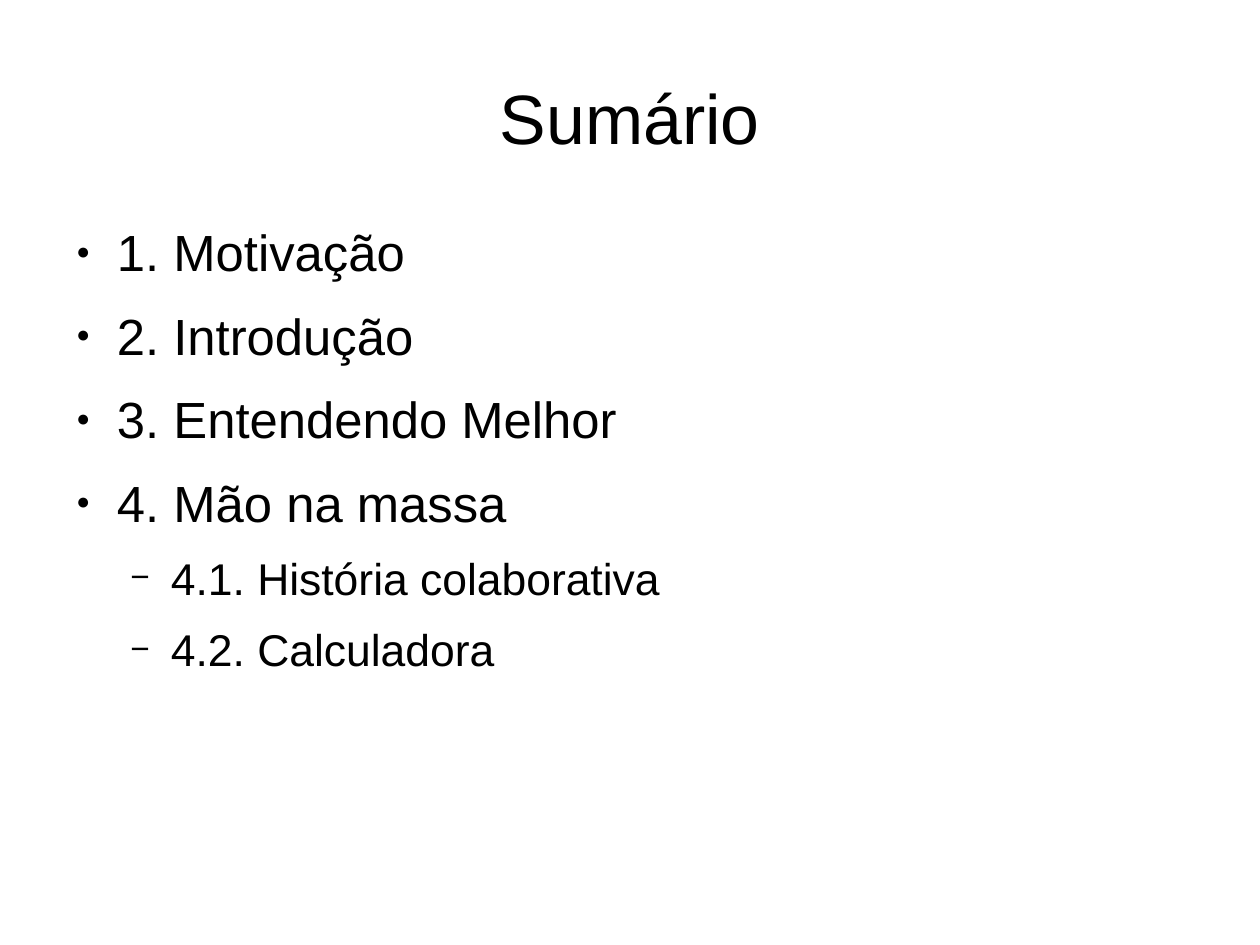
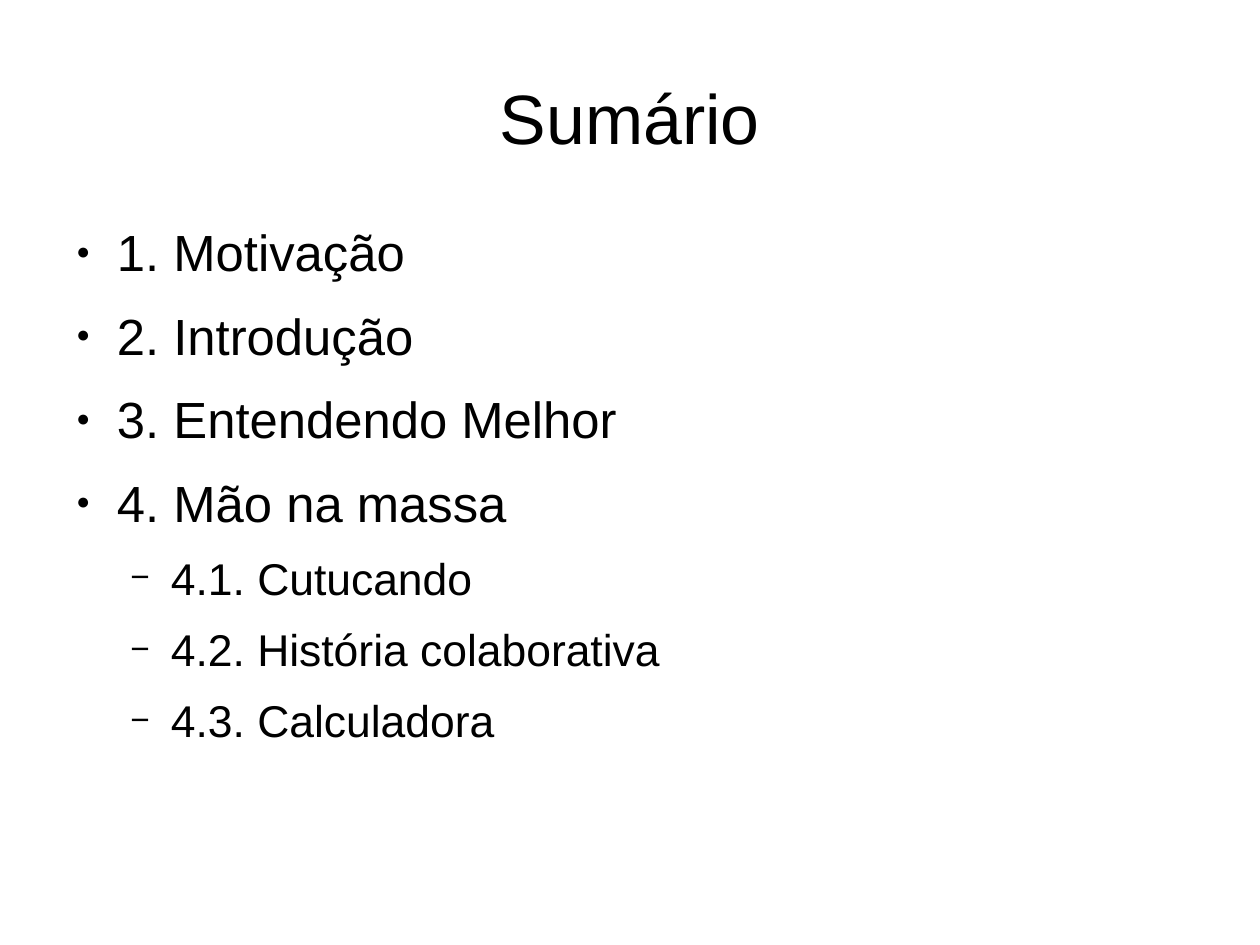
Before and after one commit to LucasElArruda/treinamento_git, a slide deck: slide 2 of capacita_git.odp. Drawn at 1260x945 pixels with LibreOffice and Linux fonts; fonts in the diff are those of the drawing. Boxes give left, top, right and bottom in pixels: in the first picture for what was removed or moved away, otherwise in the second. Text is boxed around its words. In the diff, an @@ line names an element or a change of style, - is before the commit and + after.

```diff
--- a/capacita_git.odp
+++ b/capacita_git.odp
@@ text at (171, 562, 659, 738): text changed @@
-  − 4.1. História colaborativa
-  − 4.2. Calculadora
+  − 4.1. Cutucando
+  − 4.2. História colaborativa
+  − 4.3. Calculadora
```
Also in this commit, not shown: 1 other slide changed, 1 slide added.
